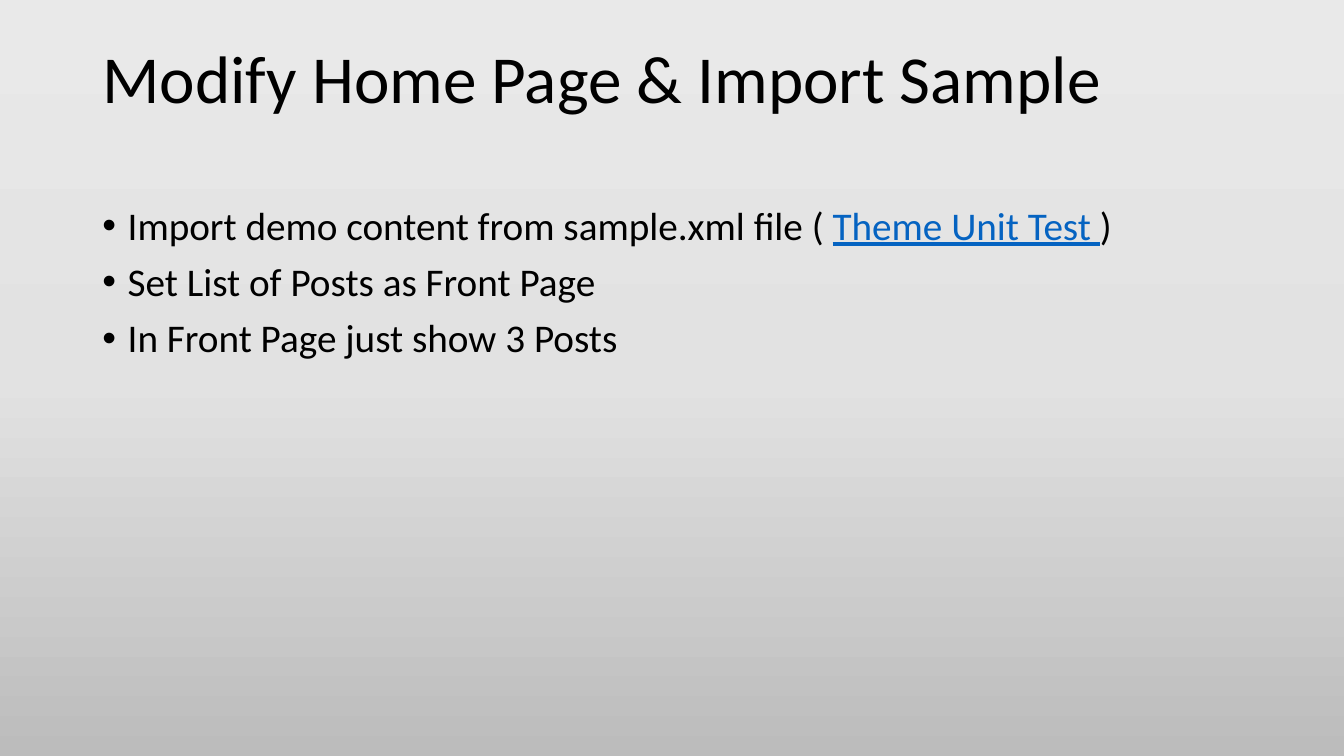
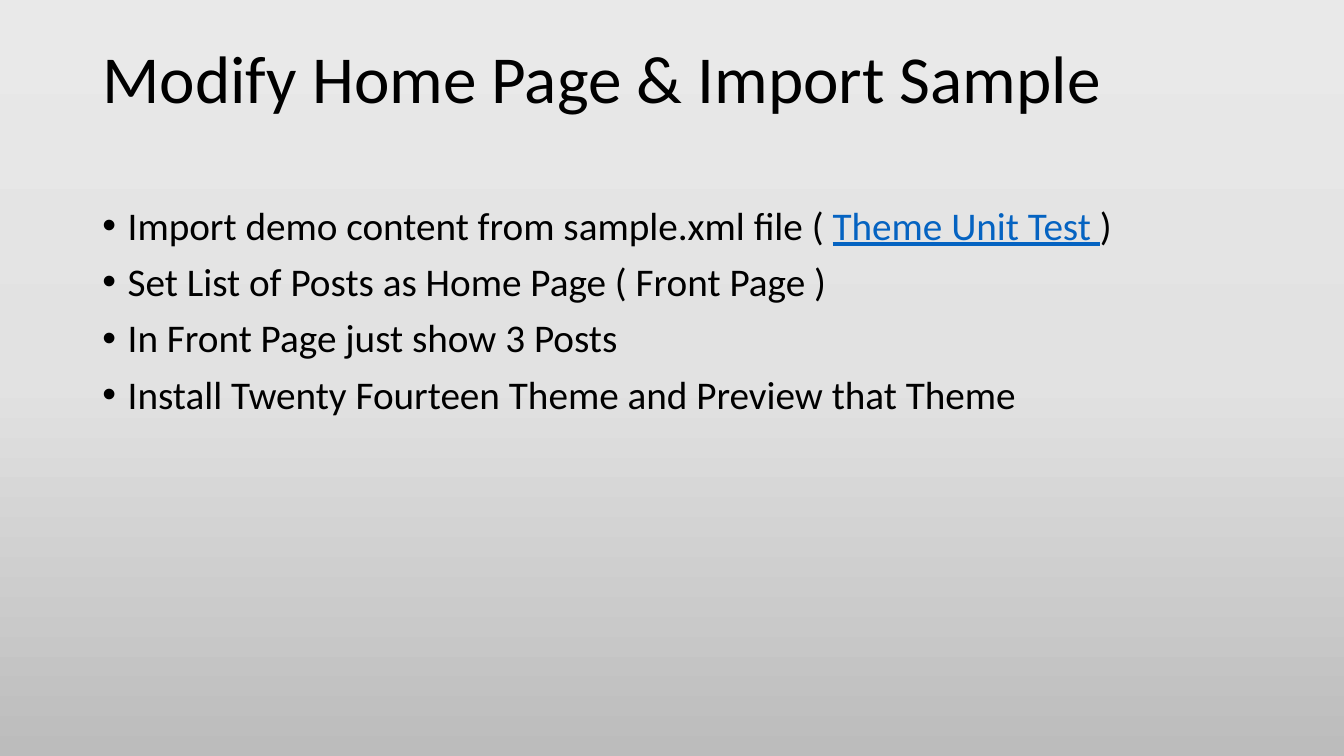
Before and after one commit to min-naing/Wordpress-Tuto-PowerPoint, a slide deck: slide 2 of 4. Building a Blog Style Home Page Site.pptx. Drawn at 1344x756 pixels with LibreOffice and Linux fonts; fonts in the diff are those of the drawing. Boxes give left, top, right and bottom in pixels: in the first picture for what was removed or moved away, otherwise in the second. Text is boxed around its words. In the diff, an @@ line names an element or a change of style, - is before the commit and + after.

Commit message:
Modify Blog Style Home Page Site and add new wordpress security

```diff
--- a/4. Building a Blog Style Home Page Site.pptx
+++ b/4. Building a Blog Style Home Page Site.pptx
@@ text at (128, 269, 806, 303): text changed @@
-• Set List of Posts as Front Page
+• Set List of Posts as Home Page ( Front Page )
@@ text at (128, 381, 1016, 416): paragraph added @@
+• Install Twenty Fourteen Theme and Preview that Theme
```
Also in this commit, not shown: 1 other slide changed, 2 slides added, 2 other files.
